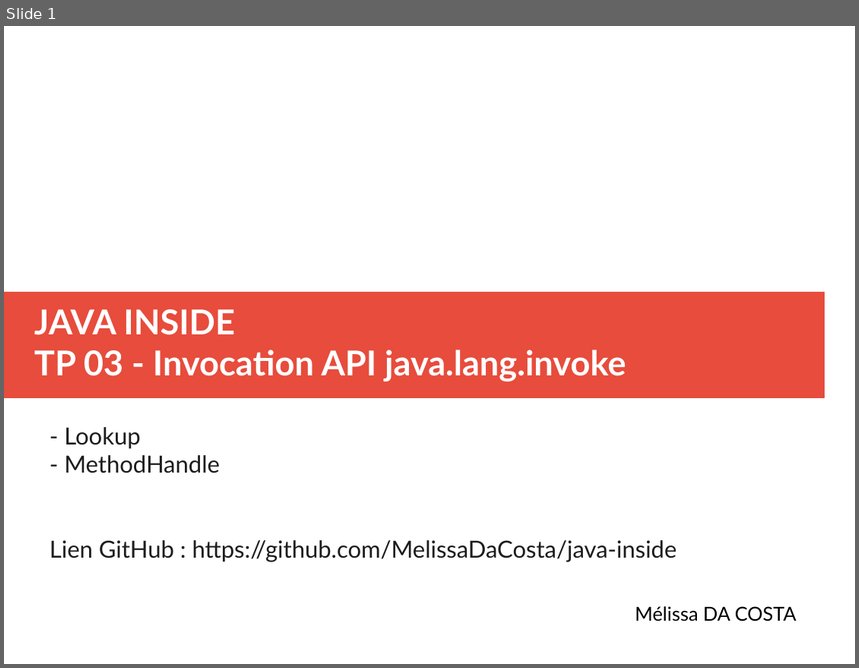
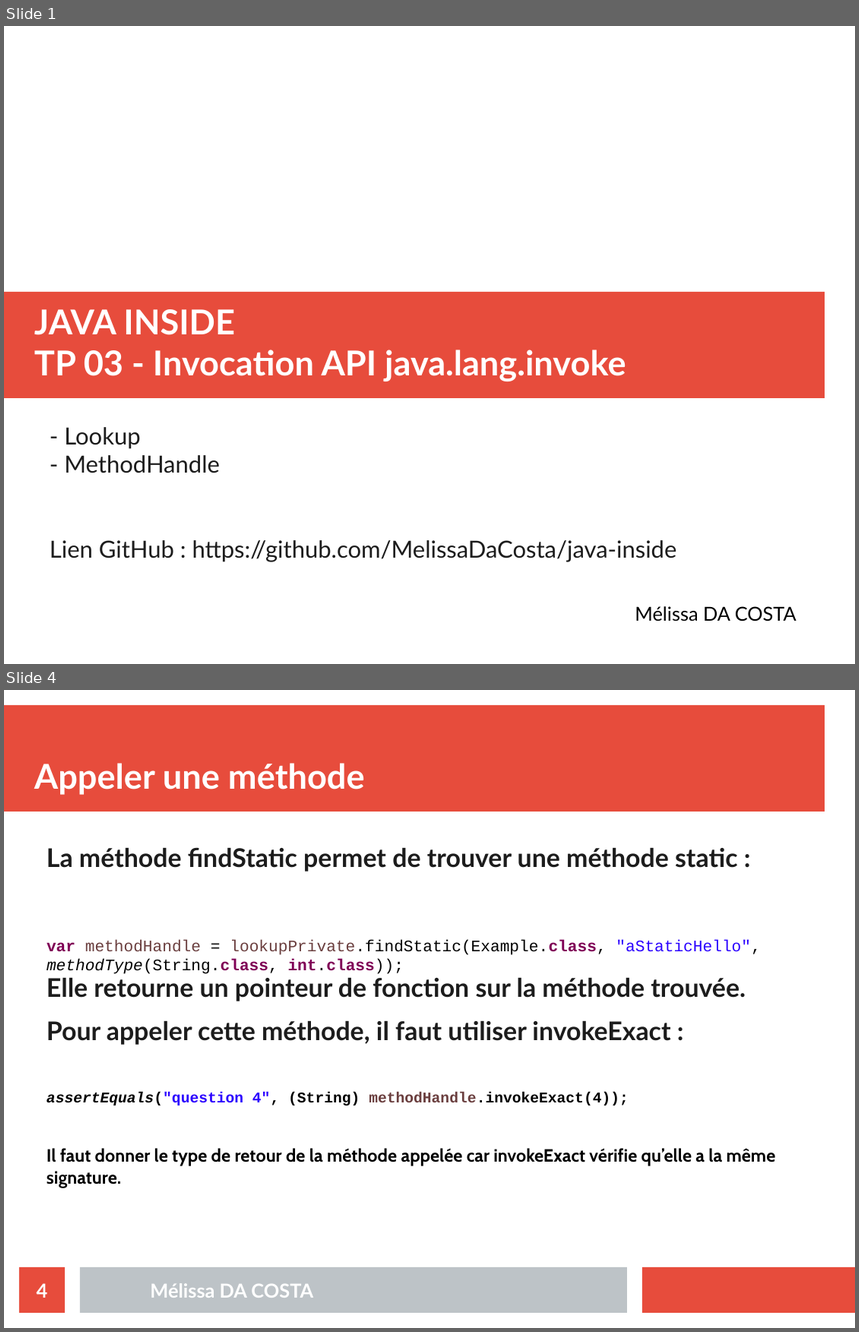
Before and after one commit to MelissaDaCosta/java-inside, a slide deck: lab3/Mélissa_DA_COSTA_slides_TP03.odp. Shown one above the other, each under a label of ours: slide 1 before the commit, slides 1 and 4 after it; the slides between them are not shown. The pictures are 859x668 and 859x1332 pixels, drawn with LibreOffice and Linux fonts; fonts in the diff are those of the drawing. Boxes give left, top, right and bottom in pixels: in the first picture for what was removed or moved away, otherwise in the second. Text is boxed around its words. In the diff, an @@ line names an element or a change of style, - is before the commit and + after.

```diff
--- a/lab3/Mélissa_DA_COSTA_slides_TP03.odp
+++ b/lab3/Mélissa_DA_COSTA_slides_TP03.odp
@@ slide 4 added at <box>4,690,855,1328</box>, background #FFFFFF @@
@@ rectangle added at <box>4,705,825,812</box>, fill #E74C3C @@
@@ title added at <box>34,763,365,795</box>, 32 pt, text #FFFFFF, bold @@
+Appeler une méthode
@@ text added at <box>47,847,776,1188</box>, 24.1 pt, text #1C1C1C, bold @@
+La méthode findStatic permet de trouver une méthode static :
+Elle retourne un pointeur de fonction sur la méthode trouvée.
+Pour appeler cette méthode, il faut utiliser invokeExact :
+assertEquals("question 4", (String) methodHandle.invokeExact(4));
+Il faut donner le type de retour de la méthode appelée car invokeExact vérifie qu’elle a la même signature.
@@ text added at <box>47,939,761,974</box>, 15 pt, text #000000 @@
+var methodHandle = lookupPrivate.findStatic(Example.class, "aStaticHello", methodType(String.class, int.class));
@@ page number added at <box>19,1268,65,1313</box>, fill #E74C3C, 18 pt, text #FFFFFF, bold @@
+4
@@ rectangle added at <box>80,1268,627,1313</box>, fill #BDC3C7 @@
@@ rectangle added at <box>643,1268,855,1313</box>, fill #E74C3C @@
@@ text added at <box>150,1284,313,1298</box>, 18 pt, text #FFFFFF, bold @@
+Mélissa DA COSTA
```
Also in this commit, not shown: 1 slide changed, 5 other slides added, 5 slides removed, 4 other files.
